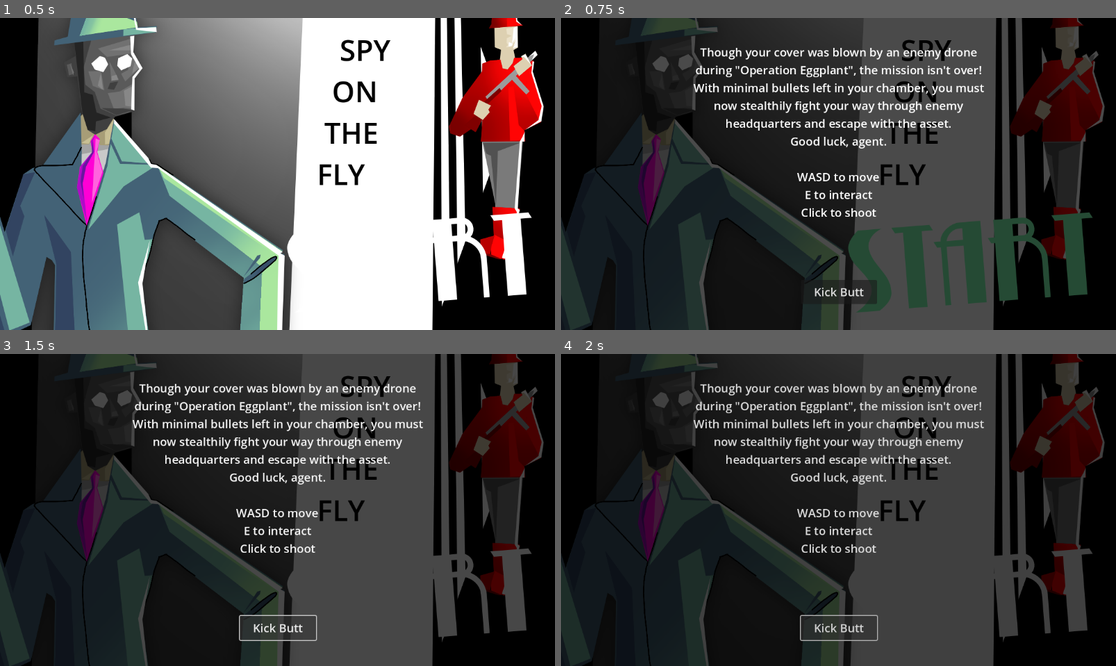
Above: before the commit, frames 1-4 (two rows, left to right).
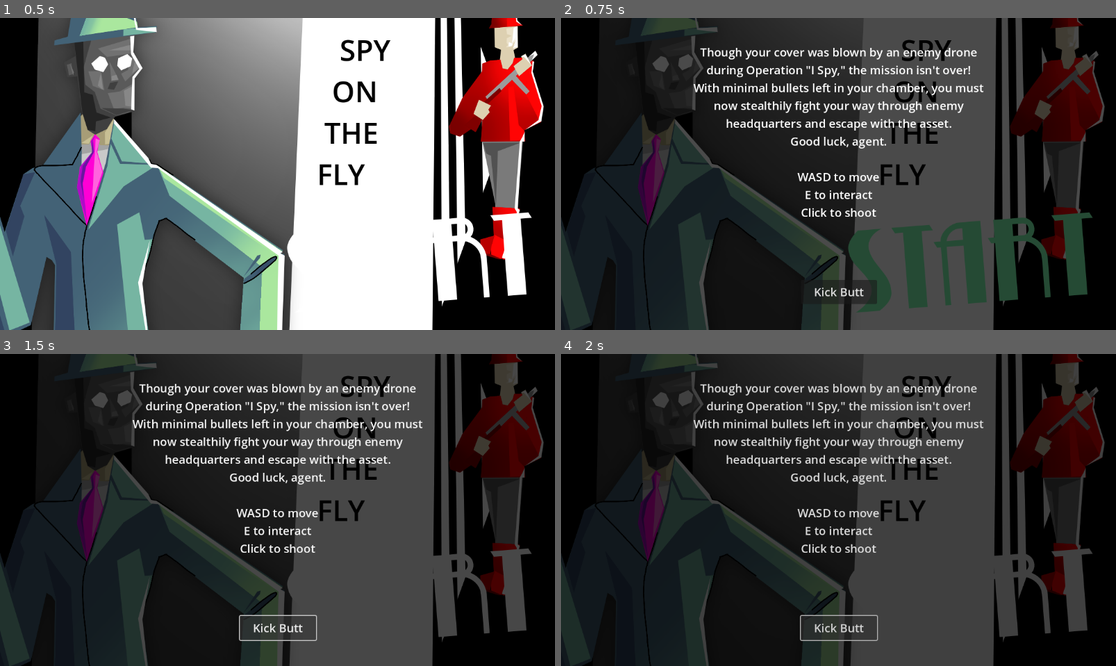
Above: after the commit, the same moments.

Repository: Evanator05/albertagamejam2023
Game: Godot game, scene res://Scenes/Title.tscn
Two runs of this game, one before a commit and one after it. Both use one fixed random seed, a clock stepped at 60 frames per second and the inputs below.
Inputs (mouse positions are in pixels of both pictures, inside the frame that each line leads up to):
- Up to frame 1 (0.5 s): no input
- Up to frame 2 (0.75 s): click (971, 261) at 0.5 s
- Up to frame 3 (1.5 s): click "Kick Butt" at 1.25 s
- Up to frame 4 (2 s): no input

Frame 1 is identical in both runs. In frame 2, 1.9% of the frame differs, in the area x 24-77%, y 15-64%; in frame 3, 1.9%; in frame 4, 1.8%.

Commit message:
Remove eggplant

Diff:
--- a/Scenes/Title.tscn
+++ b/Scenes/Title.tscn
@@ -94,7 +94,7 @@
 grow_vertical = 2
 theme = SubResource("Theme_iw7e8")
 text = "Though your cover was blown by an enemy drone
-during \"Operation Eggplant\", the mission isn't over!
+during Operation \"I Spy,\" the mission isn't over!
 With minimal bullets left in your chamber, you must
 now stealthily fight your way through enemy
 headquarters and escape with the asset.
